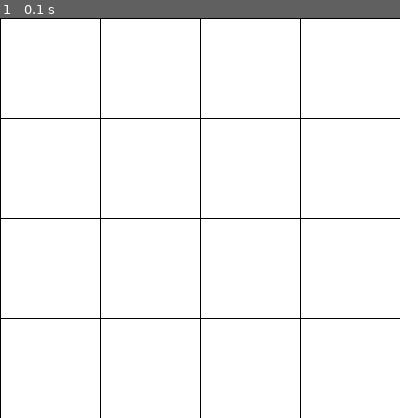
Above: before the commit, frame 1.
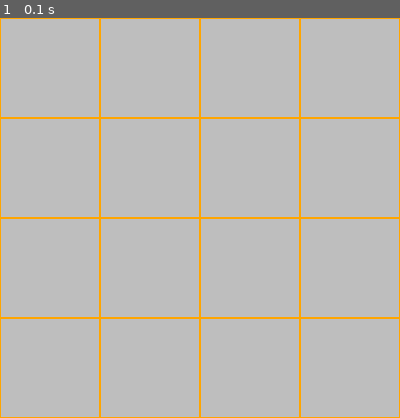
Above: after the commit, the same moment.

Repository: bigbugboy/pygames
Game: pygame game, started from digital_huarong_road/new_main.py
Two runs of this game, one before a commit and one after it. Both use one fixed random seed, a clock stepped at 60 frames per second and the inputs below.
Inputs:
- Up to frame 1 (0.1 s): no input

The runs differ from the first frame. In frame 1, 100% of the frame differs, in the area x 0-100%, y 0-100%.

Commit message:
在屏幕上绘制方块

Diff:
--- a/digital_huarong_road/new_main.py
+++ b/digital_huarong_road/new_main.py
@@ -25,6 +25,26 @@
         pygame.draw.line(screen, "black", (pos_x, 0), (pos_x, HEIGHT))
 
 
+class Block:
+    def __init__(self, value):
+        self.value = value
+        self.index = value - 1
+        self.row, self.col = divmod(self.index, MODE)
+        self.surf = pygame.surface.Surface([BLOCK_SIZE, BLOCK_SIZE])
+        self.surf.fill("grey")
+        self.rect = self.surf.get_rect(center=(
+            BLOCK_SIZE // 2 + self.col * BLOCK_SIZE,
+            BLOCK_SIZE // 2 + self.row * BLOCK_SIZE
+        ))
+
+    def draw(self):
+        screen.blit(self.surf, self.rect)
+        pygame.draw.rect(screen, "orange", self.rect, 1)
+
+
+blocks = [Block(i + 1) for i in range(MODE * MODE)]
+
+
 while True:
     for event in pygame.event.get():
         if event.type == pygame.QUIT:
@@ -33,7 +53,9 @@
 
     screen.fill("white")
 
-    draw_grid()
+    # draw_grid()   # 网格线不是我们想要的，我们想要每个方块有自己的边框
+    for b in blocks:
+        b.draw()
 
     pygame.display.flip()
     clock.tick(fps)
--- a/digital_huarong_road/steps.txt
+++ b/digital_huarong_road/steps.txt
@@ -1,3 +1,8 @@
 1. 项目初始化
     1.1 基础代码
     1.2 画辅助网格线 draw_grid()
+
+2. 绘制方块
+    2.1 新建Block类和blocks存放所有block信息
+    2.2 根据value值获取方块所在的row和col，从0开始的索引
+    2.3 编写draw方法，把方块轮廓画在屏幕上
